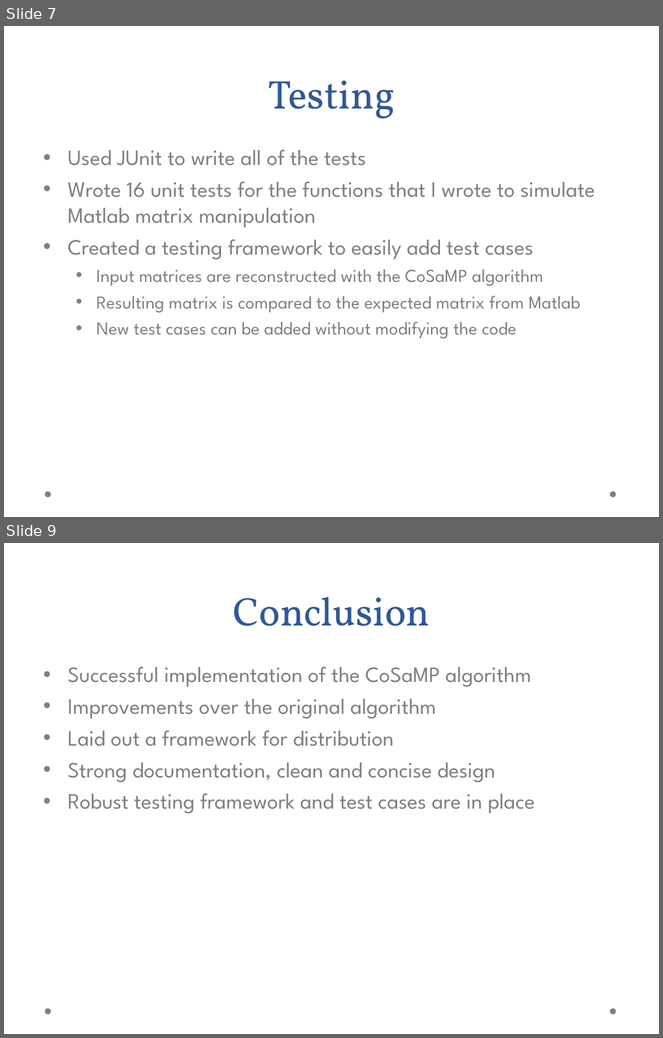
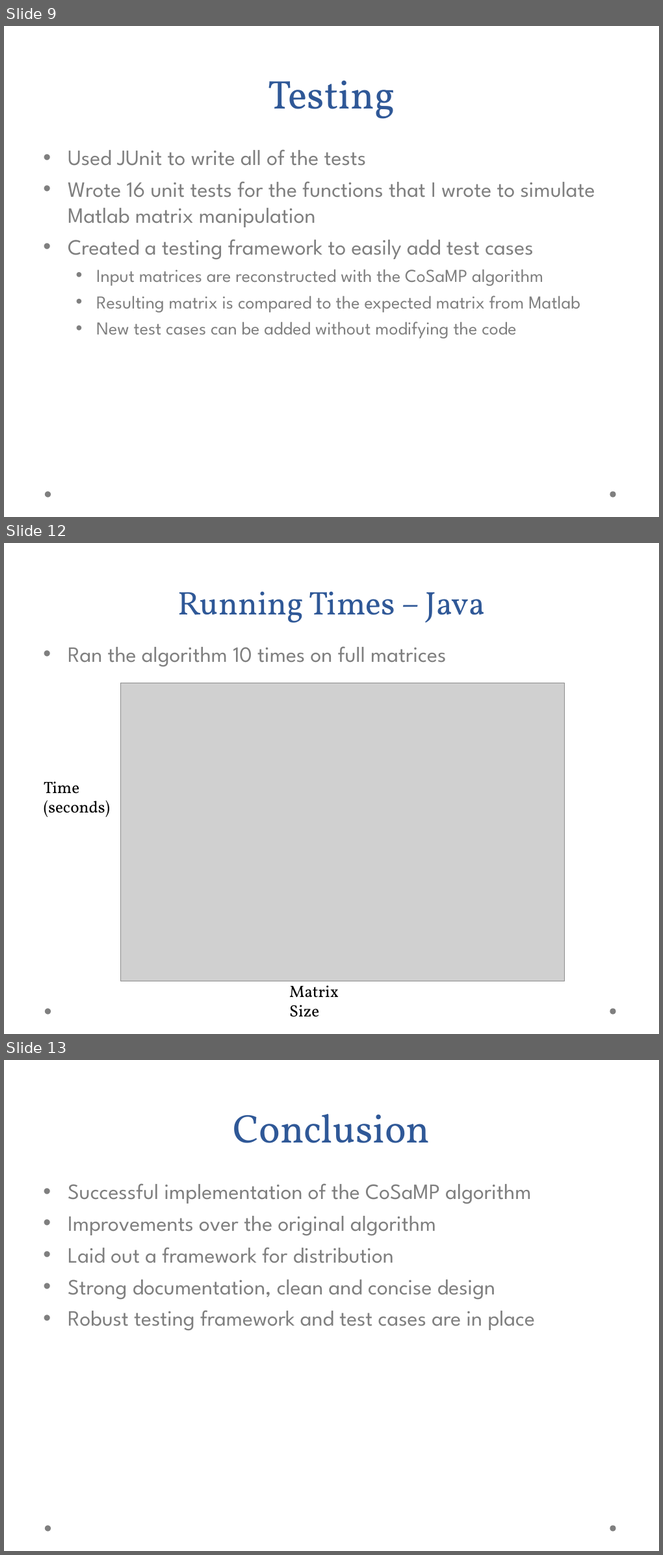
Before and after one commit to jasonrhalpern/CompressiveSensing, a slide deck: docs/presentation/final_presentation.ppt. Shown one above the other, each under a label of ours: slides 7 and 9 before the commit, slides 9, 12 and 13 after it; the slides between them are not shown. The pictures are 663x1038 and 663x1555 pixels, drawn with LibreOffice and Linux fonts; fonts in the diff are those of the drawing; grey boxes stand for pictures; background and template pictures are left out. Boxes give left, top, right and bottom in pixels: in the first picture for what was removed or moved away, otherwise in the second. Text is boxed around its words. In the diff, an @@ line names an element or a change of style, - is before the commit and + after.

```diff
--- a/docs/presentation/final_presentation.ppt
+++ b/docs/presentation/final_presentation.ppt
@@ slide 12 added at (4,543,659,1034), background picture (left out); not listed: 2 template elements that a slide beside it also shows @@
@@ title added at (178,592,486,623), 36 pt, text #2F5897 @@
+Running Times – Java
@@ text added at (68,646,446,667), 24 pt, text #7F7F7F @@
+• Ran the algorithm 10 times on full matrices
@@ picture added at (120,683,565,982) @@
@@ text added at (44,782,110,817), 18 pt, text #000000 @@
+Time
+(seconds)
@@ text added at (289,986,339,1017), 18 pt, text #000000 @@
+Matrix Size
@@ what was slide 7 is now slide 9 @@
@@ what was slide 9 is now slide 13 @@
```
Also in this commit, not shown: 2 slides changed, 3 other slides added.
